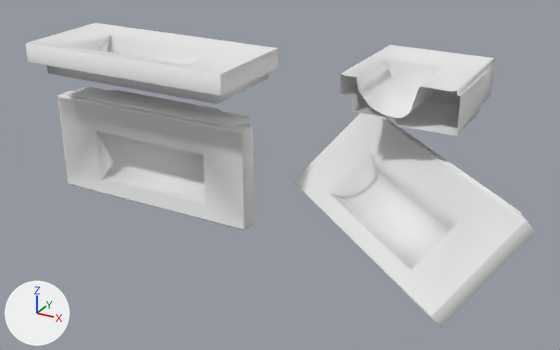
Renders of the OBJ model model/873174_LAVABO.obj from each side of a commit.
Both versions are drawn from a 50 mm lens placed at (191.0, -313.0, 155.0), pointed at (20.0, -3.0, 0.0). Arrows for +X, +Y and +Z are at lower left; the lights stay in place. Where no turn or scale is listed for an object, it has been applied to the vertices.
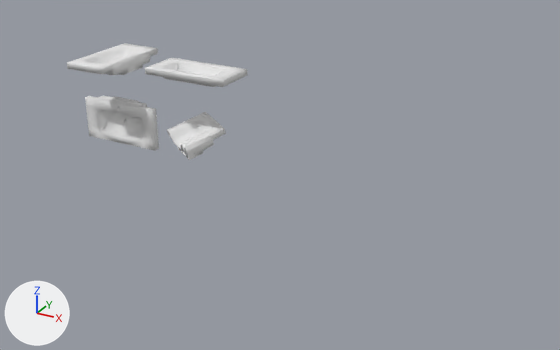
Pixel boxes [x1, y1, x2, y2] of what changed, in the pictures (560 x 350 px):
'Box008', deleted
    before: [293, 113, 536, 328]
'Box007', deleted
    before: [57, 86, 254, 230]
'Box005', reshaped (76% narrower, 40% shorter)
    before: [26, 23, 278, 104]
    after: [167, 112, 226, 160]
'Box006', deleted
    before: [340, 45, 495, 136]
'Box004', added
    after: [85, 95, 159, 151]
'Box003', added
    after: [145, 57, 247, 87]
'Box002', added
    after: [67, 43, 158, 75]

The change in detail:
me_box005 is used by ob_box005; location (0.0, 0.0, 0.0).
me_box005 had 126 vertices, 108 faces and spanned x -116.0..4.0, y -28.9..26.8, z 35.8..55.8.
me_box005 now has 148 vertices, 131 faces and spans x -45.9..-14.2, y -17.5..14.0, z 3.3..19.3.
me_box005 part 1: the whole mesh is rebuilt.
Mesh me_box004 is new.
It has 264 vertices, 262 faces and spans x -101.4..-55.0, y -4.9..2.3, z -1.1..22.7.
It uses material mat_01___default (white #e7e7e7).
Mesh me_box003 is new.
It has 264 vertices, 262 faces and spans x -51.6..-5.2, y -13.1..10.6, z 40.2..47.4.
It uses material mat_01___default (white #e7e7e7).
Mesh me_box002 is new.
It has 264 vertices, 262 faces and spans x -92.9..-69.1, y -24.5..21.9, z 40.2..47.4.
It uses material mat_01___default (white #e7e7e7).
Object 'Box006' (ob_box006) is deleted.
Object 'Box007' (ob_box007) is deleted.
Object 'Box008' (ob_box008) is deleted.
Object 'Box004' (ob_box004) is new; it shows me_box004.
Its location is (0.0, 0.0, 0.0).
Object 'Box003' (ob_box003) is new; it shows me_box003.
Its location is (0.0, 0.0, 0.0).
Object 'Box002' (ob_box002) is new; it shows me_box002.
Its location is (0.0, 0.0, 0.0).
